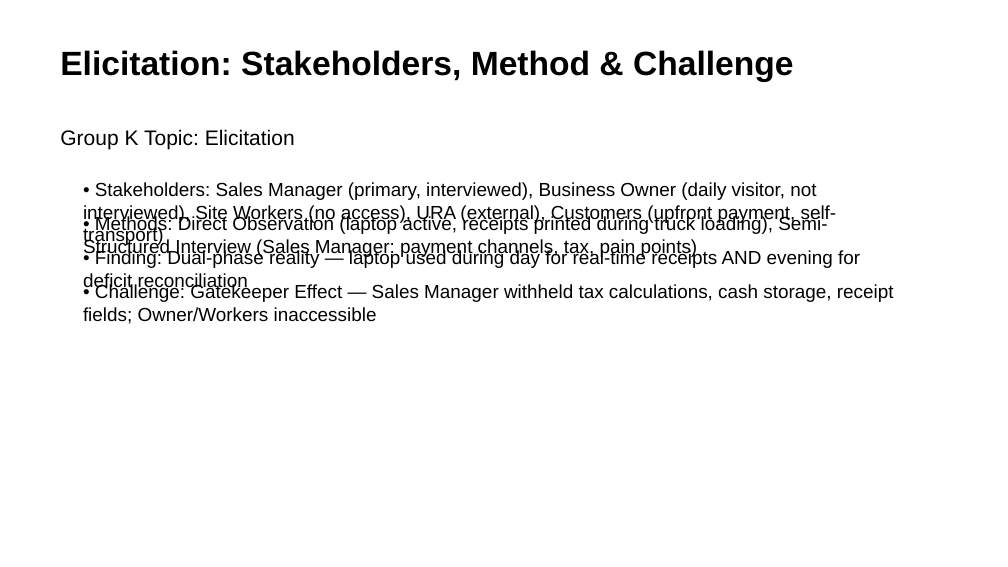
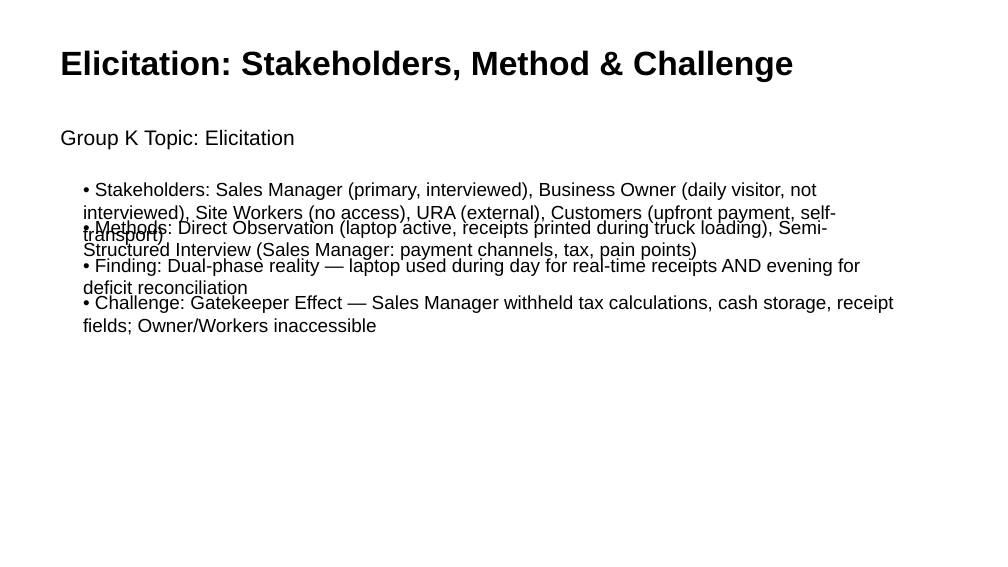
Before and after one commit to mugmarp/requirements-engineering-project-exercise, a slide deck: slide 4 of project_deliverables/PhaseFinal_Grand-Project-Presentation.pptx. Drawn at 1008x567 pixels with LibreOffice and Linux fonts; fonts in the diff are those of the drawing. Boxes give left, top, right and bottom in pixels: in the first picture for what was removed or moved away, otherwise in the second. Text is boxed around its words. In the diff, an @@ line names an element or a change of style, - is before the commit and + after.

Commit message:
fix: PPTX spacing - prevent overlapping
- Enable auto_size on text frames for natural text growth
- Increase bullet textbox height (0.5->0.6) and spacing (0.45->0.5)
- Increase table bottom margin (0.3->0.5)
- Fixes tight spacing on slides with tables + following text

```diff
--- a/project_deliverables/PhaseFinal_Grand-Project-Presentation.pptx
+++ b/project_deliverables/PhaseFinal_Grand-Project-Presentation.pptx
@@ text "• Methods: Direct Observation (laptop ...": place and size @@
-text "• Methods: Direct Observation (laptop ..." at [83, 215, 827, 257]
+text "• Methods: Direct Observation (laptop ..." at [83, 219, 827, 261]
@@ text "• Finding: Dual-phase reality — ...": place and size @@
-text "• Finding: Dual-phase reality — ..." at [83, 249, 860, 291]
+text "• Finding: Dual-phase reality — ..." at [83, 257, 860, 299]
@@ text "• Challenge: Gatekeeper Effect — ...": place and size @@
-text "• Challenge: Gatekeeper Effect — ..." at [83, 283, 894, 324]
+text "• Challenge: Gatekeeper Effect — ..." at [83, 295, 894, 335]
```
Also in this commit, not shown: 5 other slides changed, 1 other file.
